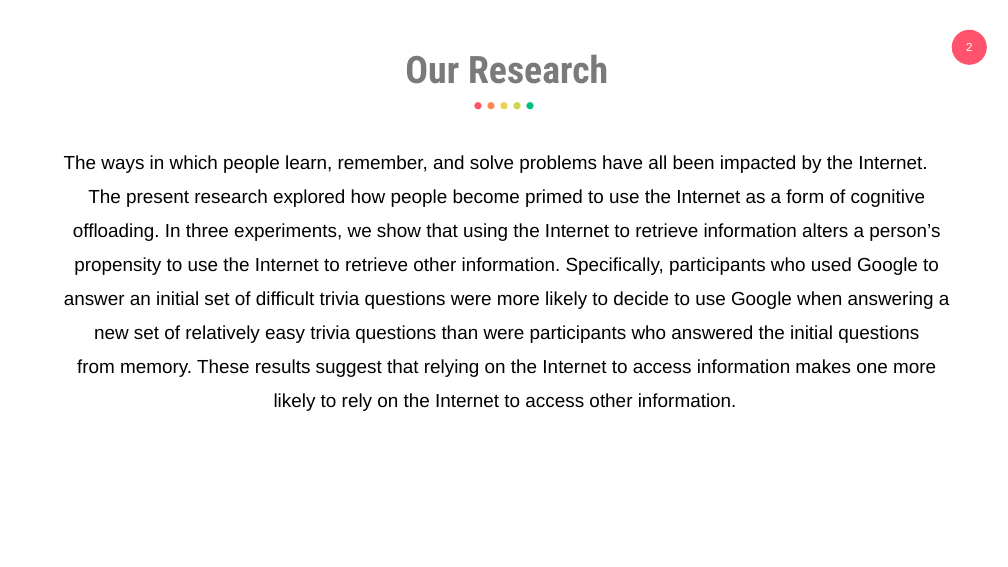
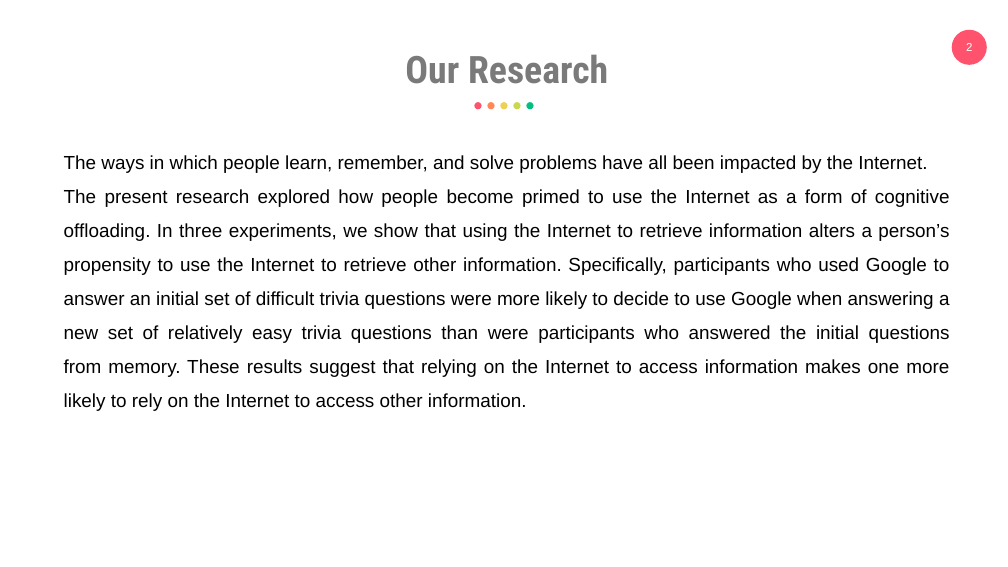
Before and after one commit to eemintz/ResearchML, a slide deck: slide 2 of PresentationEliyahuMintz.pptx. Drawn at 1008x567 pixels with LibreOffice and Linux fonts; fonts in the diff are those of the drawing. Boxes give left, top, right and bottom in pixels: in the first picture for what was removed or moved away, otherwise in the second. Text is boxed around its words. In the diff, an @@ line names an element or a change of style, - is before the commit and + after.

```diff
--- a/PresentationEliyahuMintz.pptx
+++ b/PresentationEliyahuMintz.pptx
@@ text at [64,189,950,411]: alignment centre to justified @@
```
Also in this commit, not shown: 9 other slides changed, 7 slides added, 8 slides removed.
